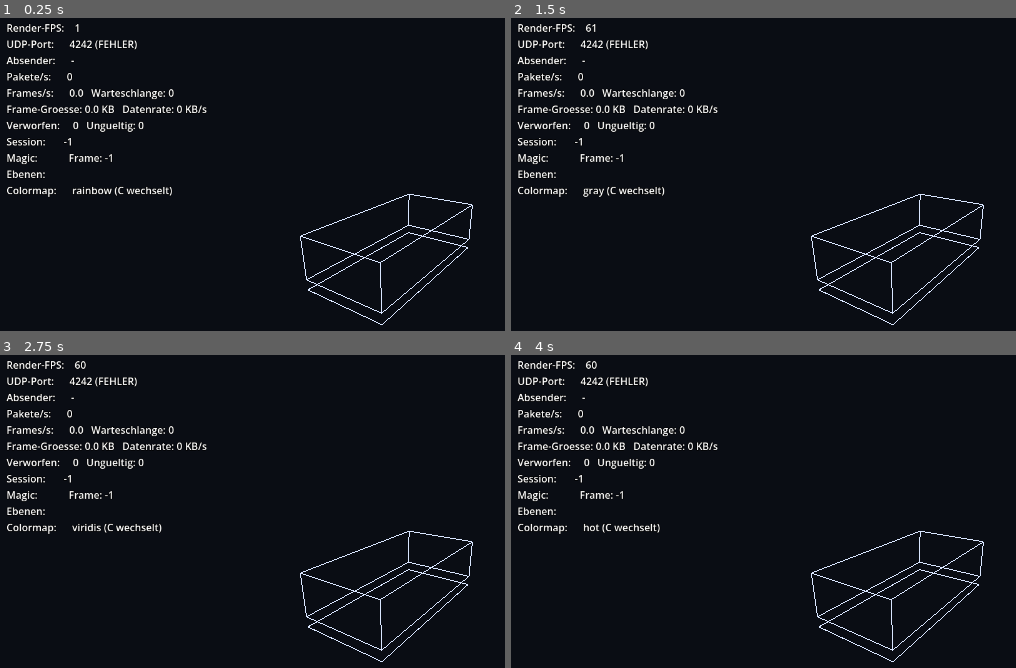
Above: before the commit, frames 1-4 (two rows, left to right).
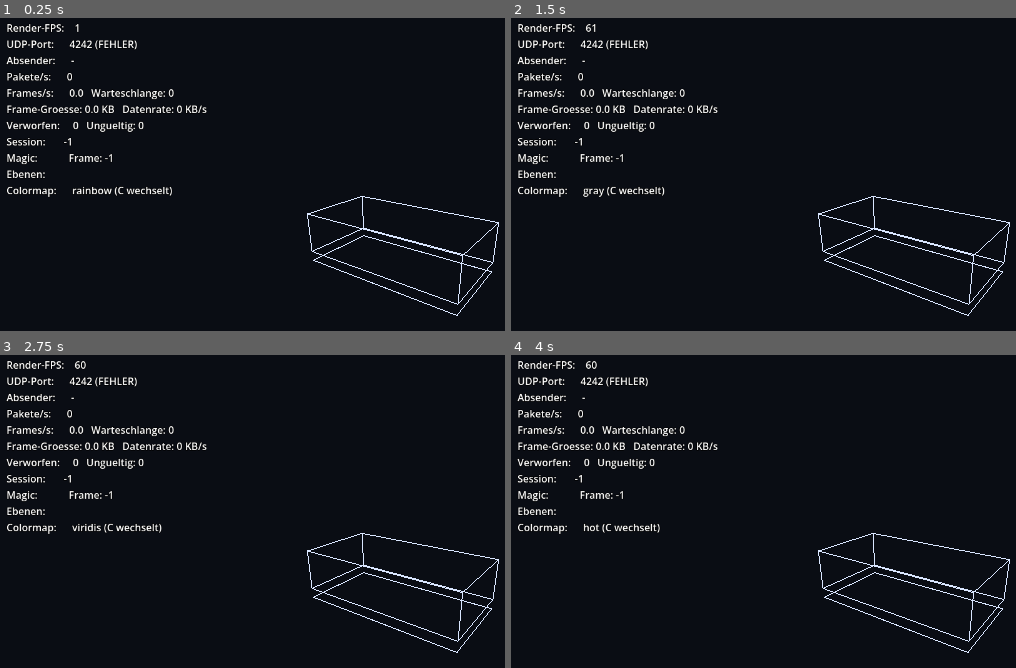
Above: after the commit, the same moments.

Repository: FutureRealitiesLab/MatLab_CommTest
Game: Godot game, scene res://main.tscn
Same seed, same stepped clock (60 frames per second), same inputs: the game is played once before the commit and once after it.
Inputs (mouse positions are in pixels of both pictures, inside the frame that each line leads up to):
- Up to frame 1 (0.25 s): no input
- Up to frame 2 (1.5 s): tap Enter at 0.5 s; move the mouse to (outside the picture) at 0.52 s; tap C at 0.6, 1.35 s; click (outside the picture) at 0.67 s; tap Space at 1.25 s; move the mouse to (748, 259) at 1.27 s; click (748, 259) at 1.42 s
- Up to frame 3 (2.75 s): tap Enter at 2 s; move the mouse to (479, 477) at 2.02 s; tap C at 2.1 s; click (479, 477) at 2.17 s
- Up to frame 4 (4 s): tap Space at 2.75 s; move the mouse to (869, 664) at 2.77 s; tap C at 2.85, 3.6 s; click (869, 664) at 2.92 s; tap Enter at 3.5 s; move the mouse to (outside the picture) at 3.52 s; click (outside the picture) at 3.67 s

The runs differ from the first frame. In frame 1, 1.5% of the frame differs, in the area x 59-99%, y 56-99%; in frame 2, 1.5%; in frame 3, 1.5%; in frame 4, 1.5%.

Commit message:
Android-Export fuer Vive Focus Vision, LBE-Modus, Raumdrehung
- export_presets.cfg: Presets Vive_Stationaer und Vive_LBE (Tag "lbe"),
  Khronos-OpenXR-Plugin, Gradle-Build, Internet-Berechtigung
- xr_rig.gd: Locomotion FLY/ROOMSCALE; Feature "lbe" erzwingt ROOMSCALE
- project.godot: gl_compatibility auf Android, ETC2/ASTC, Icon
- field_image.gdshader: ohne ALPHA, damit Kugel/Torus Tiefe schreiben
- scene_view.gd: room_rotation_deg (Standard 90 Grad) dreht den Raum
- tools/setup_android.ps1: Einrichtung von JDK, SDK, Templates, Plugin
- README und .gitignore angepasst

Co-Authored-By: Claude Sonnet 5.5 <noreply@anthropic.com>

Diff:
--- a/godot/field_image.gdshader
+++ b/godot/field_image.gdshader
@@ -2,7 +2,9 @@
 // 2D-Feld auf einer Flaeche (Bild, CA auf Ebene/Kugel/Torus).
 // Die Textur hat die Breite ny und die Hoehe nx (MATLAB-Spaltenreihenfolge),
 // daher werden u (x) und v (y) beim Abtasten vertauscht.
-render_mode unshaded, cull_disabled;
+// Bewusst ohne ALPHA: Sonst wird das Material transparent (ohne Tiefenschreiben),
+// und bei Kugel und Torus verdecken Rueckseiten die Vorderseiten.
+render_mode unshaded, cull_disabled, depth_draw_opaque;
 
 #include "res://colormap.gdshaderinc"
 
@@ -10,7 +12,6 @@
 uniform int colormap = 0;
 uniform float value_scale = 1.0;
 uniform bool nearest = false;
-uniform float alpha : hint_range(0.0, 1.0) = 1.0;
 // Gepackte CA-Zustaende: tex enthaelt die Payload-Bytes zeilenweise, die Zelle
 // (iy, ix) liegt spaltenweise bei Index iy + ny * ix.
 uniform bool packed_states = false;
@@ -39,5 +40,4 @@
 		}
 	}
 	ALBEDO = apply_colormap(clamp(r * value_scale, 0.0, 1.0), colormap);
-	ALPHA = alpha;
 }
--- /dev/null
+++ b/godot/icon.svg
@@ -0,0 +1 @@
+<svg xmlns="http://www.w3.org/2000/svg" width="128" height="128" viewBox="0 0 128 128"><rect width="128" height="128" rx="16" fill="#0a0d14"/><path d="M24 96 L64 28 L104 96 Z" fill="none" stroke="#7fb4ff" stroke-width="6" stroke-linejoin="round"/><circle cx="64" cy="76" r="10" fill="#ffb347"/></svg>
--- a/godot/main.tscn
+++ b/godot/main.tscn
@@ -43,7 +43,7 @@
 script = ExtResource("4_box")
 
 [node name="XRRig" type="XROrigin3D" parent="." unique_id=865566989]
-transform = Transform3D(1, 0, 0, 0, 1, 0, 0, 0, 1, 0, 0, 5.5)
+transform = Transform3D(1, 0, 0, 0, 1, 0, 0, 0, 1, 0, 0, 3.5)
 script = ExtResource("6_xr")
 camera_path = NodePath("XRCamera3D")
 left_path = NodePath("LeftHand")
--- a/godot/project.godot
+++ b/godot/project.godot
@@ -13,6 +13,7 @@
 config/name="MATLAB UDP Viewer"
 run/main_scene="res://main.tscn"
 config/features=PackedStringArray("4.7", "Mobile")
+config/icon="res://icon.svg"
 
 [display]
 
@@ -22,6 +23,8 @@
 [rendering]
 
 renderer/rendering_method="mobile"
+renderer/rendering_method.mobile="gl_compatibility"
+textures/vram_compression/import_etc2_astc=true
 
 [xr]
 
--- a/godot/scene_view.gd
+++ b/godot/scene_view.gd
@@ -23,6 +23,9 @@
 @export var receiver_path: NodePath
 ## Ausdehnung der Box in Metern: x, y (Bodenflaeche) und z (Hoehe der 3D-Box).
 @export var box_size := Vector3(4.0, 8.0, 2.0)
+## Drehung des ganzen Raums um die Senkrechte in Grad (Ausrichtung zum echten
+## Raum). Bei 0 liegt die lange Seite (MATLAB-y, 8 m) entlang -z, bei 90 entlang -x.
+@export var room_rotation_deg: float = 90.0
 ## Hoehe der Unterkante der 3D-Box ueber dem Boden in Metern.
 @export var lift: float = 0.5
 ## true: Daten fuellen die ganze Box (verzerrt bei anderem Seitenverhaeltnis).
@@ -73,12 +76,14 @@
 
 
 ## Dreht `Plot` so, dass MATLAB-x nach +x, MATLAB-y nach -z (in den Raum) und
-## MATLAB-z nach oben zeigt, und setzt die Rahmen von Box und Boden.
+## MATLAB-z nach oben zeigt, danach um `room_rotation_deg` um die Senkrechte
+## (um den Boden-Mittelpunkt), und setzt die Rahmen von Box und Boden.
 func _apply_layout() -> void:
 	var plot := get_parent() as Node3D
 	if plot:
-		plot.transform = Transform3D(Basis(Vector3.RIGHT, -PI / 2.0),
-				Vector3(-box_size.x / 2.0, 0.0, box_size.y / 2.0))
+		var yaw := Basis(Vector3.UP, deg_to_rad(room_rotation_deg))
+		plot.transform = Transform3D(yaw * Basis(Vector3.RIGHT, -PI / 2.0),
+				yaw * Vector3(-box_size.x / 2.0, 0.0, box_size.y / 2.0))
 	var outline := get_node_or_null(outline_path) as Node3D
 	if outline:
 		outline.scale = box_size
--- a/godot/selftest.gd
+++ b/godot/selftest.gd
@@ -197,5 +197,6 @@
 	# MATLAB x/y/z -> Raum: x entlang 4 m, y entlang 8 m (in den Raum), z nach oben.
 	var plot: Node3D = view.get_parent()
 	var corner: Vector3 = plot.transform * Vector3(view.box_size.x, view.box_size.y, view.box_size.z)
-	_check(corner.is_equal_approx(Vector3(2.0, 2.0, -4.0)), "plot corner %s" % corner)
+	# Bei room_rotation_deg = 90 liegt die 8 m-Seite entlang x, die 4 m-Seite entlang z.
+	_check(corner.is_equal_approx(Vector3(-4.0, 2.0, -2.0)), "plot corner %s" % corner)
 	scene.free()
--- a/godot/xr_rig.gd
+++ b/godot/xr_rig.gd
@@ -7,6 +7,15 @@
 ##   y steigt/sinkt senkrecht. Keine Teleport- oder Drehschritte.
 ## Groesse und Lage der Plotbox legt scene_view.gd fest (Raum in Metern).
 
+## FLY: Bewegung per Controller (stationaer). ROOMSCALE (LBE): keine Stick-
+## Bewegung, nur die echte Bewegung im Raum zaehlt. Das Export-Feature "lbe"
+## erzwingt ROOMSCALE, am PC und im Editor bleibt der Wert aus dem Inspector.
+enum Locomotion { FLY, ROOMSCALE }
+
+@export var locomotion: Locomotion = Locomotion.FLY
+## Lage des Boden-Ursprungs in ROOMSCALE: Der Nullpunkt des Tracking-Raums
+## (Raummitte) liegt hier, die 4 x 8 m-Flaeche ist um den Ursprung zentriert.
+@export var roomscale_origin := Vector3.ZERO
 @export var camera_path: NodePath
 @export var left_path: NodePath
 @export var right_path: NodePath
@@ -23,6 +32,11 @@
 
 
 func _ready() -> void:
+	if OS.has_feature("lbe"):
+		locomotion = Locomotion.ROOMSCALE
+	if locomotion == Locomotion.ROOMSCALE:
+		position = roomscale_origin
+	print("XR: Locomotion ", Locomotion.keys()[locomotion])
 	var xr := XRServer.find_interface("OpenXR")
 	if xr == null or not xr.is_initialized():
 		print("XR: kein OpenXR-Headset, Desktop-Ansicht.")
@@ -45,7 +59,7 @@
 	for hand: XRController3D in [_left, _right]:
 		if hand:
 			hand.visible = on
-	set_process(on)
+	set_process(on and locomotion == Locomotion.FLY)
 	if on:
 		for hand: XRController3D in [_left, _right]:
 			if hand and hand.get_child_count() == 0:
Not shown, added: godot/export_presets.cfg
Not shown, added: godot/icon.svg.import
Not shown, changed: .gitignore
Not shown, changed: README.md
Not shown, added: tools/setup_android.ps1
